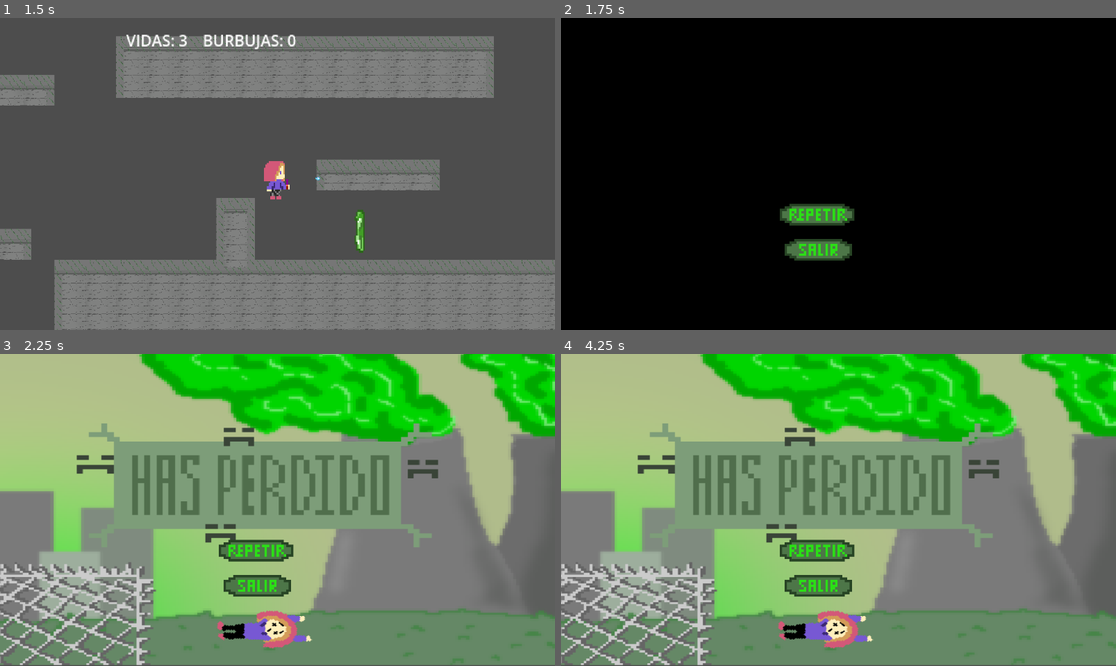
Above: before the commit, frames 1-4 (two rows, left to right).
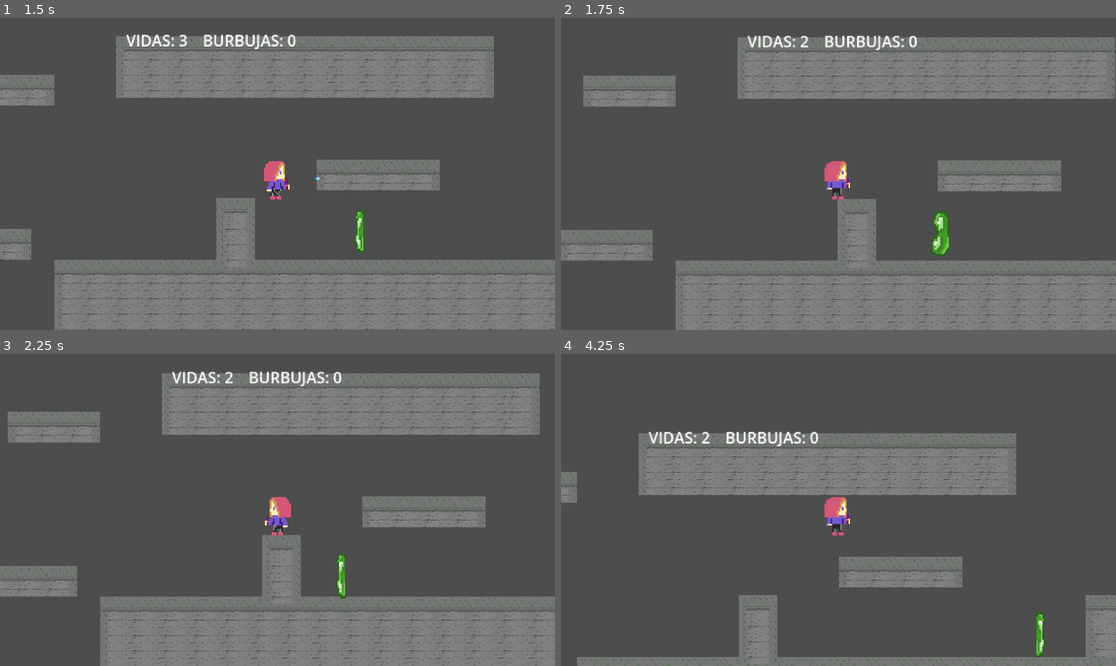
Above: after the commit, the same moments.

Repository: AntMan9VelRiv/Juego_Granada_Game_Jam_2025
Game: Godot game, scene res://escenas/nivel.tscn
Same seed, same stepped clock (60 frames per second), same inputs: the game is played once before the commit and once after it. This scene is started directly instead of the project's main scene. Video files are missing from this copy of the repository; at most half a second of black plays in their place.
Inputs:
- Up to frame 1 (1.5 s): tap Enter (ui_accept) at 0.5, 0.77 s; hold X (habilidad) 0.53-1.28 s; hold Right (ui_right) from 0.53 s (still down); tap X (habilidad) at 1.35 s
- Up to frame 2 (1.75 s): keep holding Right (ui_right); tap Enter (ui_accept) at 1.52 s
- Up to frame 3 (2.25 s): release Right (ui_right) at 2.03 s; hold Left (ui_left) from 2.03 s (still down); hold X (habilidad) from 2.03 s (still down)
- Up to frame 4 (4.25 s): release Left (ui_left) at 2.78 s; release X (habilidad) at 2.78 s; hold Right (ui_right) from 2.78 s (still down); tap X (habilidad) at 2.85 s; tap Enter (ui_accept) at 3.02, 3.77 s; hold X (habilidad) from 3.53 s (still down)

Frame 1 is identical in both runs. In frame 2, 100% of the frame differs, in the area x 0-100%, y 0-100%; in frame 3, 90%; in frame 4, 91%.

Commit message:
colision personaje con burbuja corregida

Diff:
--- a/toxicbubble/escenas/latoxica.gd
+++ b/toxicbubble/escenas/latoxica.gd
@@ -1,18 +1,16 @@
 extends CharacterBody2D
-
 
 const SPEED = 300.0
 const FLOAT_AMPLITUDE = 10.0  # Amplitud del movimiento vertical
 const FLOAT_SPEED = 3.0  # Velocidad de oscilación vertical
 const INTERVALO_CAMBIO_DIRECCION = 2.0
-
 const SEPARACION = 20.0  # Distancia mínima para separar al objeto tras colisión
 
-# Nueva variable para los golpes necesarios para destruir la burbuja
+# Variables para el sistema de golpes
 var golpes_necesarios = 3
 var golpes_recibidos = 0  # Contador de golpes recibidos
 
-#Dirección inicial
+# Dirección inicial
 var direction: Vector2 = Vector2(1, 0)
 var base_y: float = 0.0  # Posición base en Y
 var timer: float = 0.0
@@ -21,8 +19,7 @@
 
 @onready var animation_player: AnimationPlayer = $Sprite2D/AnimationPlayer
 @onready var sprite: Sprite2D = $Sprite2D
-
-@onready var area = $Area2D
+@onready var area: Area2D = $Area2D
 
 func _ready() -> void:
 	add_to_group("enemigo")  # Se agrega el enemigo a un grupo para facilitar la detección
@@ -31,6 +28,8 @@
 	animation_player.play("mover")
 	actualizar_sprite()
 
+	# Conectar señal de colisión del área
+	area.body_entered.connect(_on_area_body_entered)
 
 func _process(delta: float) -> void:
 	timer += delta
@@ -41,10 +40,10 @@
 	# Movimiento flotante vertical
 	position.y = base_y + FLOAT_AMPLITUDE * sin(FLOAT_SPEED * timer)
 
-	#Aplicar movimiento
+	# Aplicar movimiento
 	move_and_slide()
 
-	#Comprobar si hay colisiones
+	# Comprobar colisiones y cambiar dirección si es necesario
 	if get_slide_collision_count() > 0 and puede_cambiar_direccion:
 		cambiar_direccion()
 
@@ -54,7 +53,6 @@
 			animation_player.play("mover")
 	else:
 		animation_player.stop()
-
 
 func cambiar_direccion() -> void:
 	# Cambiar dirección horizontal
@@ -72,16 +70,11 @@
 
 	# Habilitar cambio de dirección después de un intervalo
 	await get_tree().create_timer(INTERVALO_CAMBIO_DIRECCION).timeout
-
-	# Reanudar movimiento
 	puede_cambiar_direccion = true
 	velocity.x = direction.x * SPEED
 
-
 func actualizar_sprite() -> void:
 	sprite.scale.x = -1 if direction.x < 0 else 1
-
-
 
 func recibir_golpe():
 	golpes_recibidos += 1
@@ -93,15 +86,15 @@
 		if controlador:
 			controlador.actualizar_burbujas_destruidas()
 
-func _on_area_2d_body_entered(body: Node2D) -> void:
 
-	if body.is_in_group("habilidad"):  # Detectar si el objeto colisionado es una habilidad
-		golpes_recibidos += 1  # Incrementar el contador de golpes
-		print("Golpes recibidos: ", golpes_recibidos)  # Depuración en consola
+func _on_area_body_entered(body: Node2D) -> void:
+	if body.is_in_group("habilidad"):
+		recibir_golpe()
 
-		if golpes_recibidos >= golpes_necesarios:
-			# Destruir la burbuja si alcanza el número de golpes necesarios
-			queue_free()
-			var controlador = get_tree().get_root().get_node("Controlador")
-			if controlador:
-				controlador.actualizar_burbujas_destruidas()
+	if body.is_in_group("personaje"):
+		Controlador.reposicionar_personaje()
+		Controlador.restar_vida()
+
+		# Aplicar separación para evitar atascos
+		var direccion_colision = sign(body.position.x - position.x)
+		body.position.x += direccion_colision * SEPARACION
--- a/toxicbubble/escenas/latoxica.tscn
+++ b/toxicbubble/escenas/latoxica.tscn
@@ -48,7 +48,7 @@
 }
 
 [sub_resource type="RectangleShape2D" id="RectangleShape2D_qn4ib"]
-size = Vector2(18, 18)
+size = Vector2(28, 26)
 
 [sub_resource type="RectangleShape2D" id="RectangleShape2D_05f1d"]
 size = Vector2(19, 19)
--- a/toxicbubble/escenas/personaje.gd
+++ b/toxicbubble/escenas/personaje.gd
@@ -75,7 +75,8 @@
 	for i in range(get_slide_collision_count()):
 		var collision = get_slide_collision(i)
 		if collision.get_collider().is_in_group("enemigo"):
-			_on_hurt()
+			Controlador.reposicionar_personaje()
+			Controlador.restar_vida()
 
 func _on_hurt():
 	Controlador.restar_vida()
